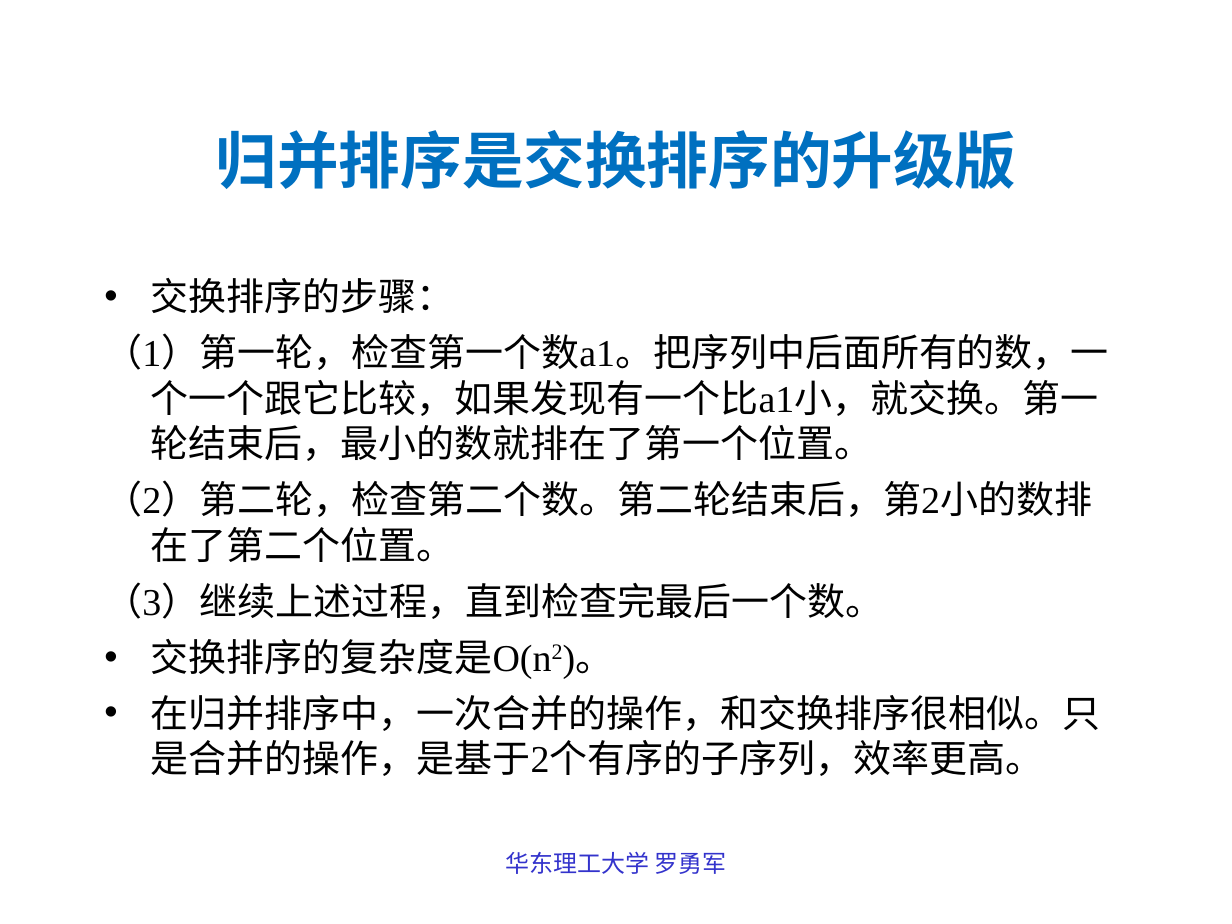
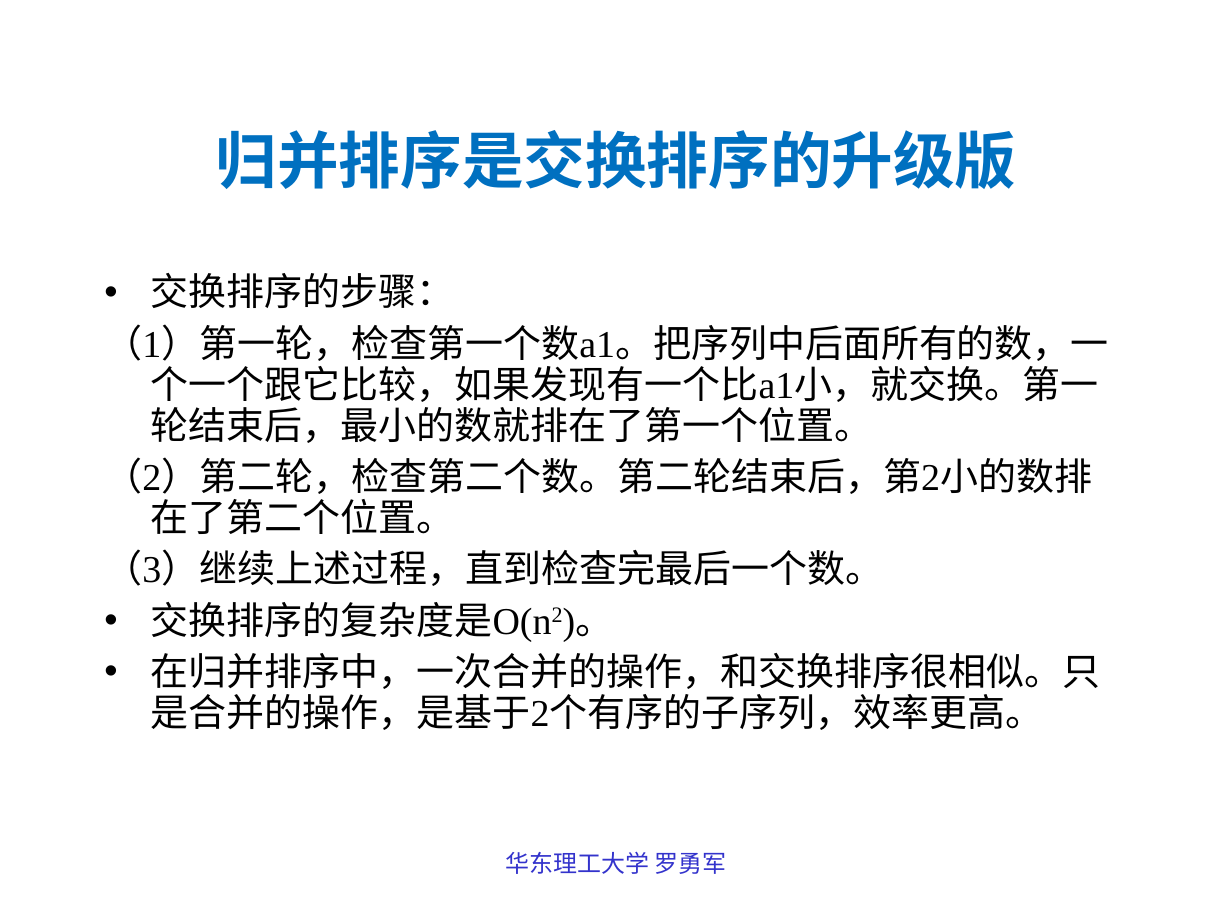
Before and after one commit to luoyongjun999/code, a slide deck: slide 55 of 第6章基础算法思想.ppt. Drawn at 1232x924 pixels with LibreOffice and Linux fonts; fonts in the diff are those of the drawing. Boxes give left, top, right and bottom in pixels: in the first picture for what was removed or moved away, otherwise in the second. Text is boxed around its words. In the diff, an @@ line names an element or a change of style, - is before the commit and + after.

```diff
--- a/第6章基础算法思想.ppt
+++ b/第6章基础算法思想.ppt
@@ text "交换排序的步骤：" at box(104, 273, 1108, 730): line spacing 1 to 0.9 @@
```
Also in this commit, not shown: 2 other slides changed, 9 other files.
